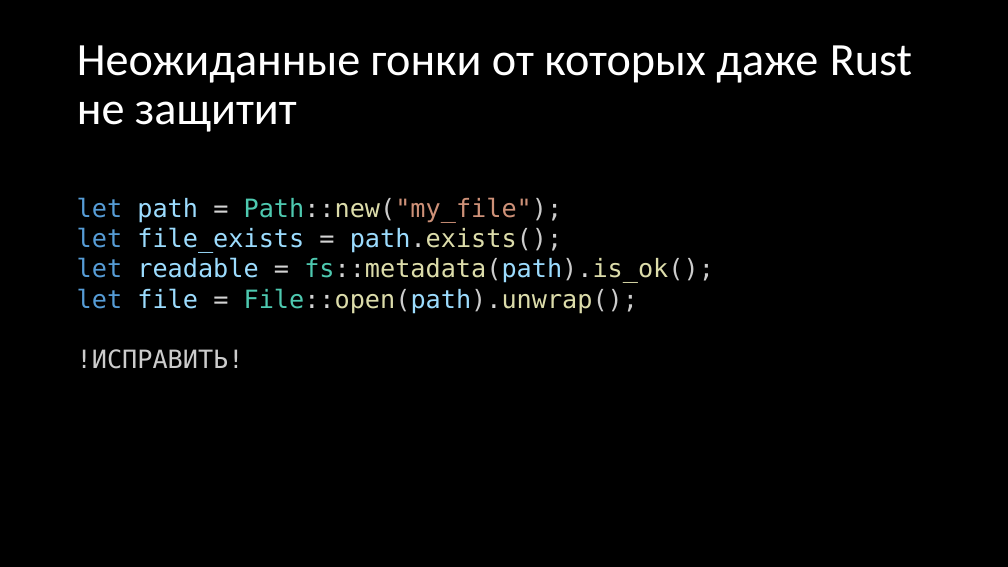
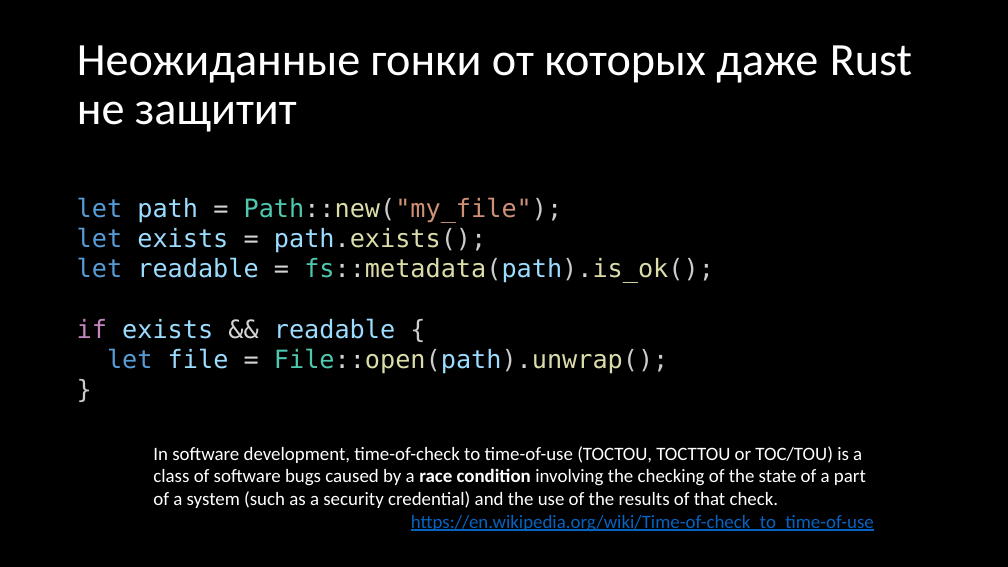
Before and after one commit to Gordon01/learn-rust, a slide deck: slide 121 of keynotes/Rust 2024.pptx. Drawn at 1008x567 pixels with LibreOffice and Linux fonts; fonts in the diff are those of the drawing. Boxes give left, top, right and bottom in pixels: in the first picture for what was removed or moved away, otherwise in the second. Text is boxed around its words. In the diff, an @@ line names an element or a change of style, - is before the commit and + after.

```diff
--- a/keynotes/Rust 2024.pptx
+++ b/keynotes/Rust 2024.pptx
@@ text at <box>77,227,486,253</box>: text changed @@
-let file_exists = path.exists();
+let exists = path.exists();
@@ text at <box>77,318,395,339</box>: paragraph added @@
+if exists && readable {
@@ text at <box>77,349,244,369</box>: text changed @@
-!ИСПРАВИТЬ!
+}
@@ text added at <box>153,446,874,531</box>, 18 pt, text #FFFFFF @@
+In software development, time-of-check to time-of-use (TOCTOU, TOCTTOU or TOC/TOU) is a class of software bugs caused by a race condition involving the checking of the state of a part of a system (such as a security credential) and the use of the results of that check.
+https://en.wikipedia.org/wiki/Time-of-check_to_time-of-use
```
Also in this commit, not shown: 9 other slides changed, 5 slides added.
